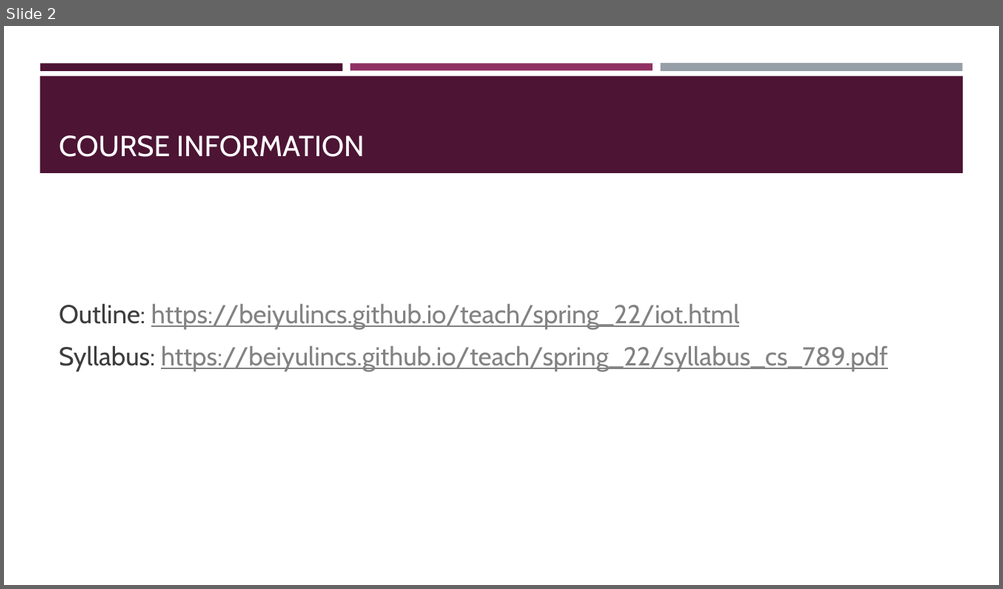
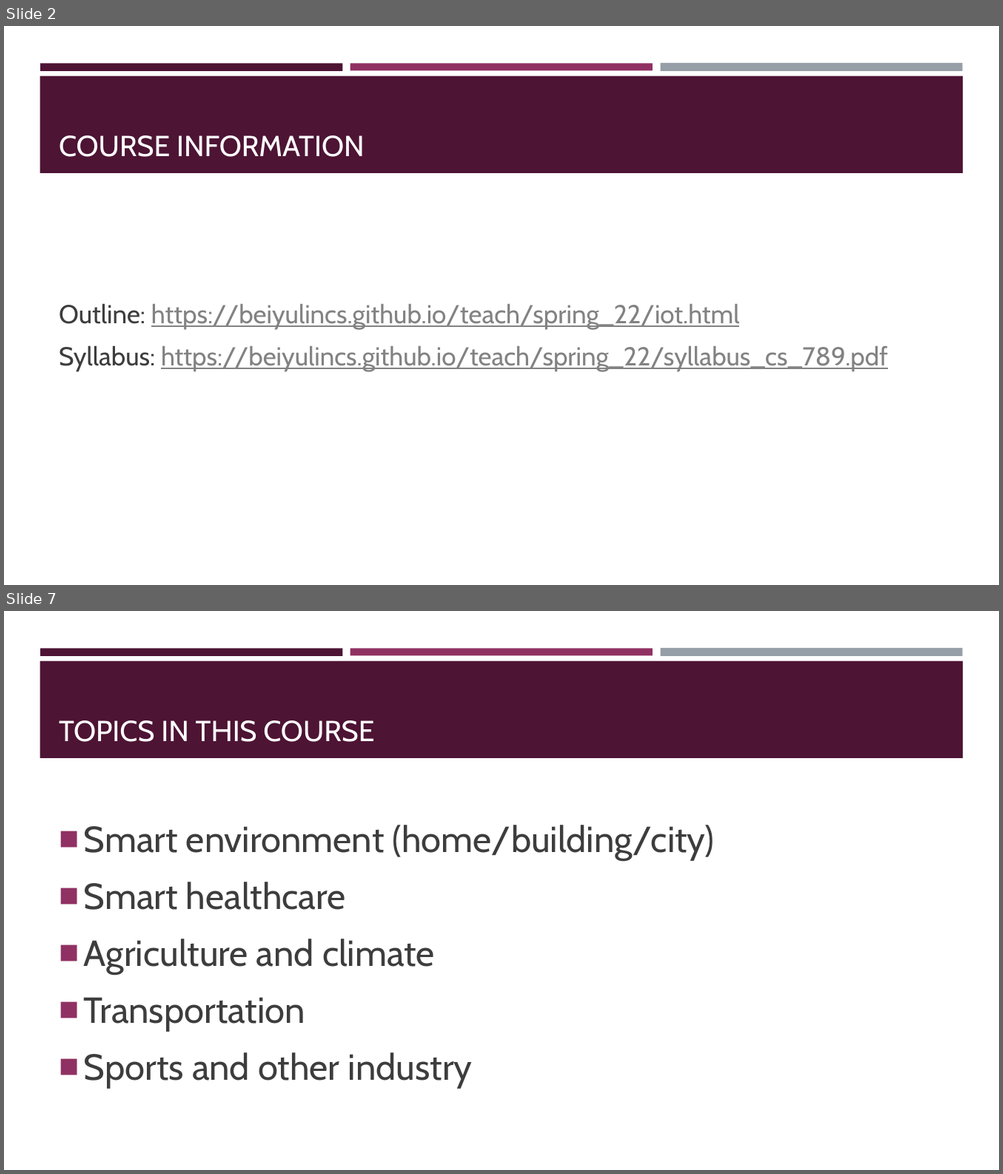
Before and after one commit to BeiyuLinCS/beiyulin.github.io, a slide deck: teach/fall_21/slides/ds_1.pptx. Shown one above the other, each under a label of ours: slide 2 before the commit, slides 2 and 7 after it; the slides between them are not shown. The pictures are 1003x589 and 1003x1174 pixels, drawn with LibreOffice and Linux fonts; fonts in the diff are those of the drawing. Boxes give left, top, right and bottom in pixels: in the first picture for what was removed or moved away, otherwise in the second. Text is boxed around its words. In the diff, an @@ line names an element or a change of style, - is before the commit and + after.

```diff
--- a/teach/fall_21/slides/ds_1.pptx
+++ b/teach/fall_21/slides/ds_1.pptx
@@ slide 7 added at box(4, 611, 999, 1170), background #FFFFFF; not listed: 4 template elements that a slide beside it also shows @@
@@ title added at box(59, 721, 374, 742), 28 pt, text #FFFFFF @@
+TOPICS IN THIS COURSE
@@ text added at box(84, 825, 714, 1088), 35 pt, text #3D3D3D @@
+■ Smart environment (home/building/city)
+■ Smart healthcare
+■ Agriculture and climate
+■ Transportation
+■ Sports and other industry
```
Also in this commit, not shown: 3 slides changed, 3 other slides added, 16 slides removed, 7 other files.
